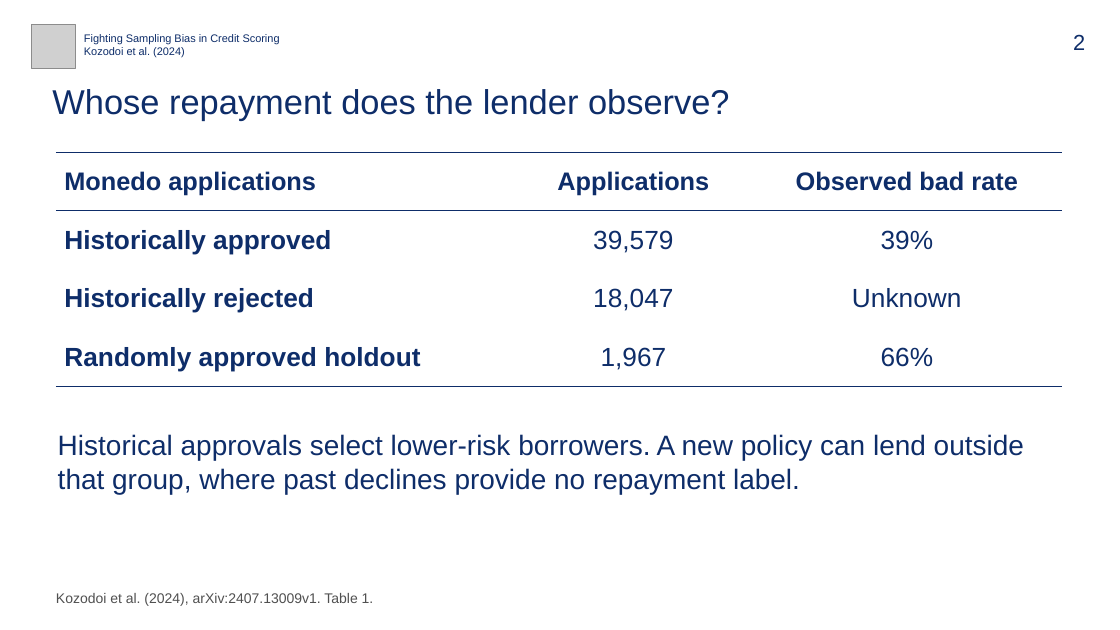
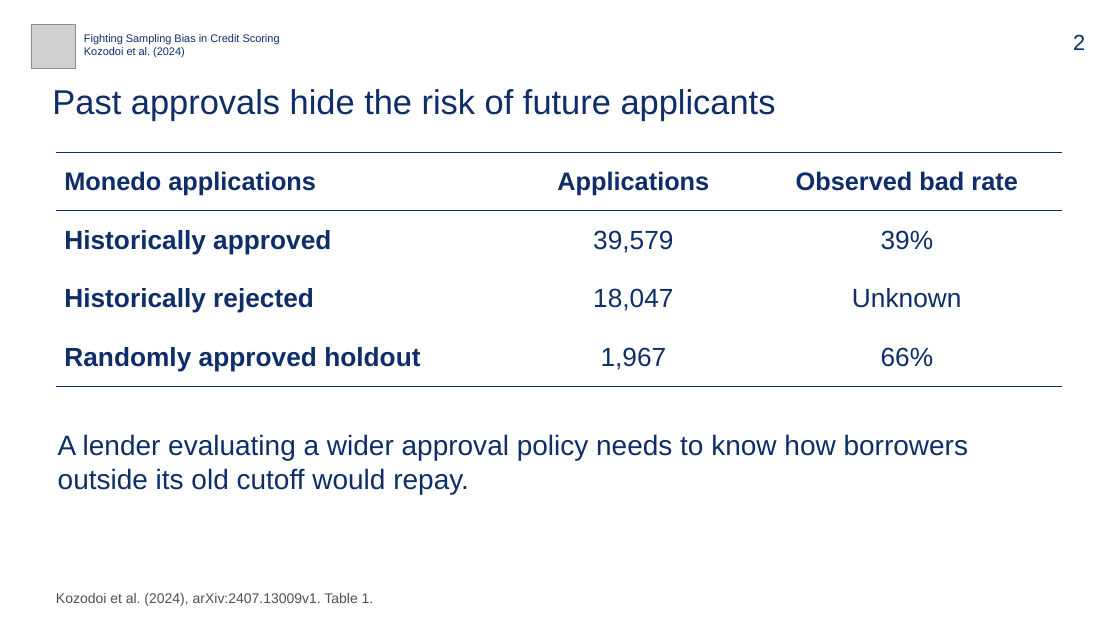
Before and after one commit to bigpurota/paper11, a slide deck: slide 2 of slides/paper11.pptx. Drawn at 1120x630 pixels with LibreOffice and Linux fonts; fonts in the diff are those of the drawing; grey boxes stand for pictures. Boxes give left, top, right and bottom in pixels: in the first picture for what was removed or moved away, otherwise in the second. Text is boxed around its words. In the diff, an @@ line names an element or a change of style, - is before the commit and + after.

Commit message:
Test early arrears across lenders and shorten the defense to nine slides

```diff
--- a/slides/paper11.pptx
+++ b/slides/paper11.pptx
@@ text at box(52, 89, 776, 120): text changed @@
-Whose repayment does the lender observe?
+Past approvals hide the risk of future applicants
@@ text at box(58, 434, 968, 494): text changed @@
-Historical approvals select lower-risk borrowers. A new policy can lend outside that group, where past declines provide no repayment label.
+A lender evaluating a wider approval policy needs to know how borrowers outside its old cutoff would repay.
```
Also in this commit, not shown: 5 other slides changed, 2 slides added, 31 slides removed, 36 other files.
